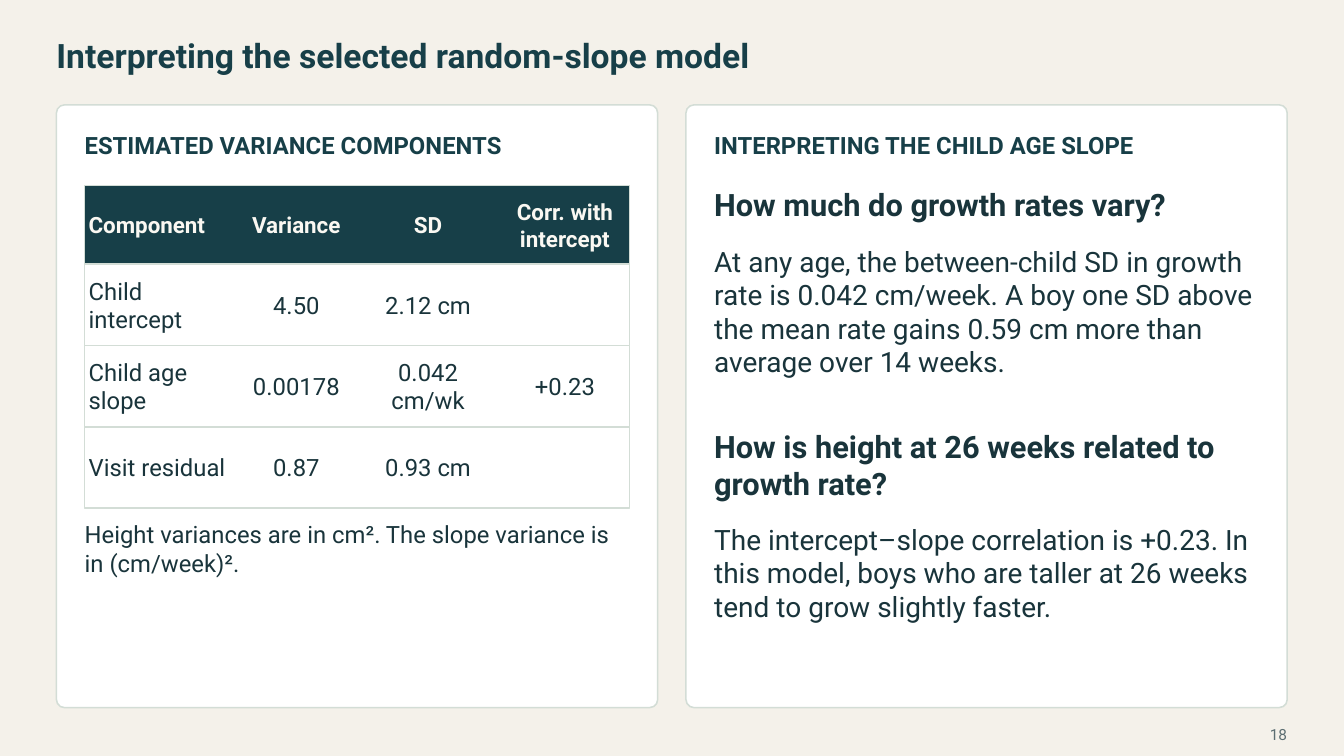
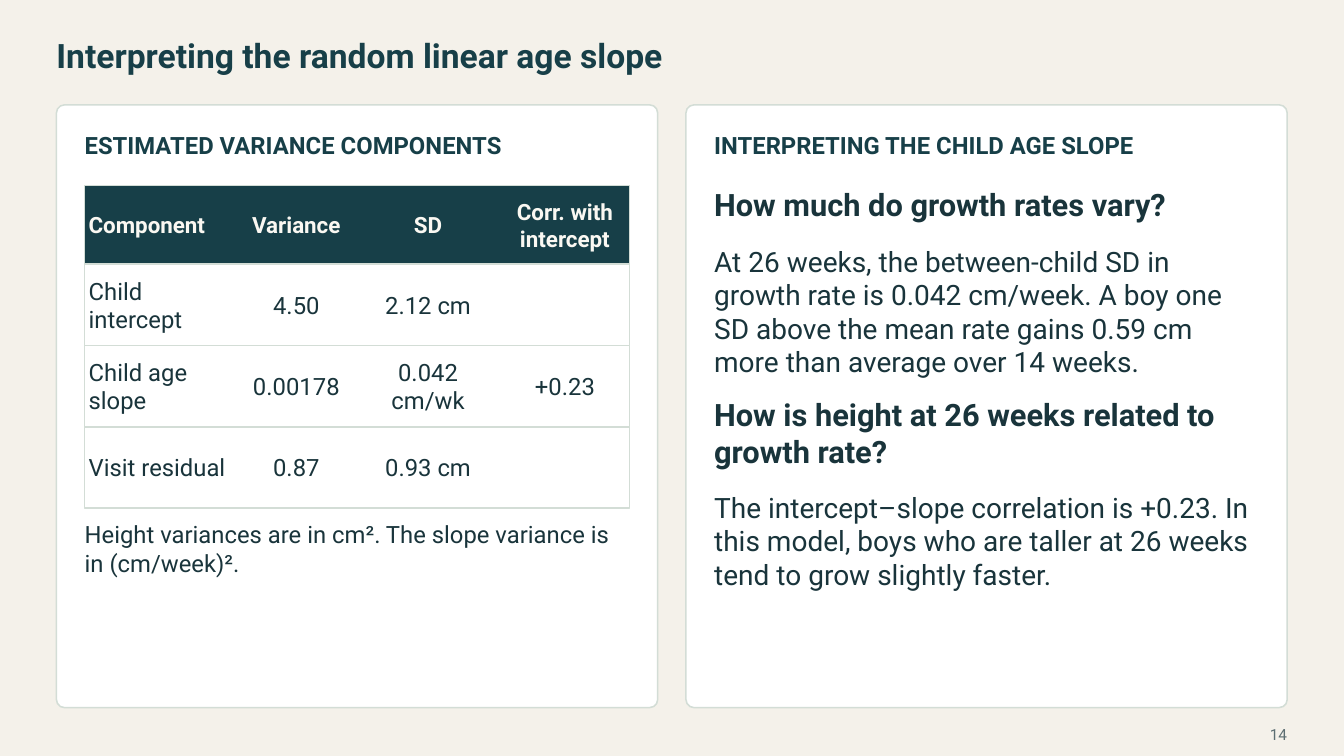
Before and after one commit to Postmus/BeyondMLR, a slide deck: slide 14 of lectures_2627/week4/Beyond_MLR_Week_4.pptx (slide 18 before the commit). Drawn at 1344x756 pixels with LibreOffice and Linux fonts; fonts in the diff are those of the drawing. Boxes give left, top, right and bottom in pixels: in the first picture for what was removed or moved away, otherwise in the second. Text is boxed around its words. In the diff, an @@ line names an element or a change of style, - is before the commit and + after.

Commit message:
Revise the Week 4 longitudinal modeling lecture and chick growth labs

```diff
--- a/lectures_2627/week4/Beyond_MLR_Week_4.pptx
+++ b/lectures_2627/week4/Beyond_MLR_Week_4.pptx
@@ text at (56, 42, 662, 75): text changed @@
-Interpreting the selected random-slope model
+Interpreting the random linear age slope
@@ text at (714, 251, 1222, 378): text changed @@
-At any age, the between-child SD in growth rate is 0.042 cm/week. A boy one SD above the mean rate gains 0.59 cm more than average over 14 weeks.
+At 26 weeks, the between-child SD in growth rate is 0.042 cm/week. A boy one SD above the mean rate gains 0.59 cm more than average over 14 weeks.
@@ text "How is height at 26 ...": place and size @@
-text "How is height at 26 ..." at (714, 435, 1214, 502)
+text "How is height at 26 ..." at (714, 403, 1214, 470)
@@ text "The intercept–slope correlation is +0.23. ...": place and size @@
-text "The intercept–slope correlation is +0.23. ..." at (714, 529, 1248, 623)
+text "The intercept–slope correlation is +0.23. ..." at (714, 497, 1248, 591)
@@ page number at (1270, 729, 1287, 740): text changed @@
-18
+14
```
Also in this commit, not shown: 17 other slides changed, 11 slides added, 8 slides removed, 20 other files.
